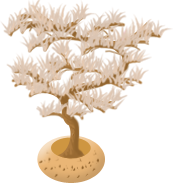
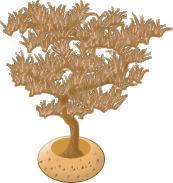
Layered file, before and after one edit (173 x 183). Changes by layer:
painted on "Слой 42 (копия) 2" over box(3, 0, 118, 73)
